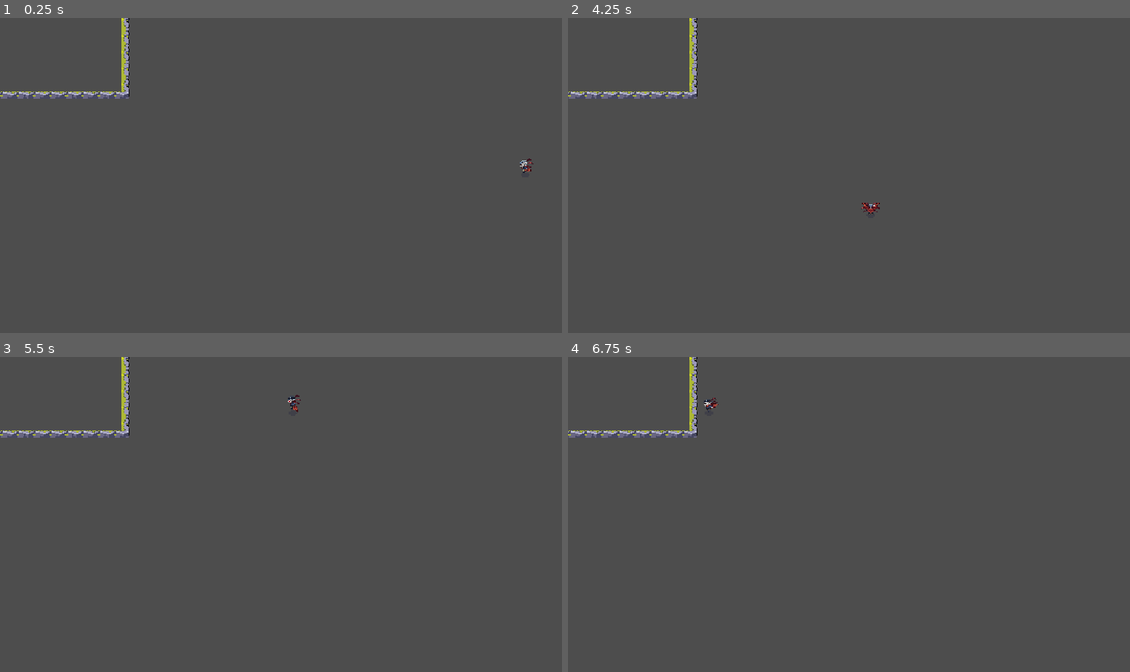
Above: before the commit, frames 1-4 (two rows, left to right).
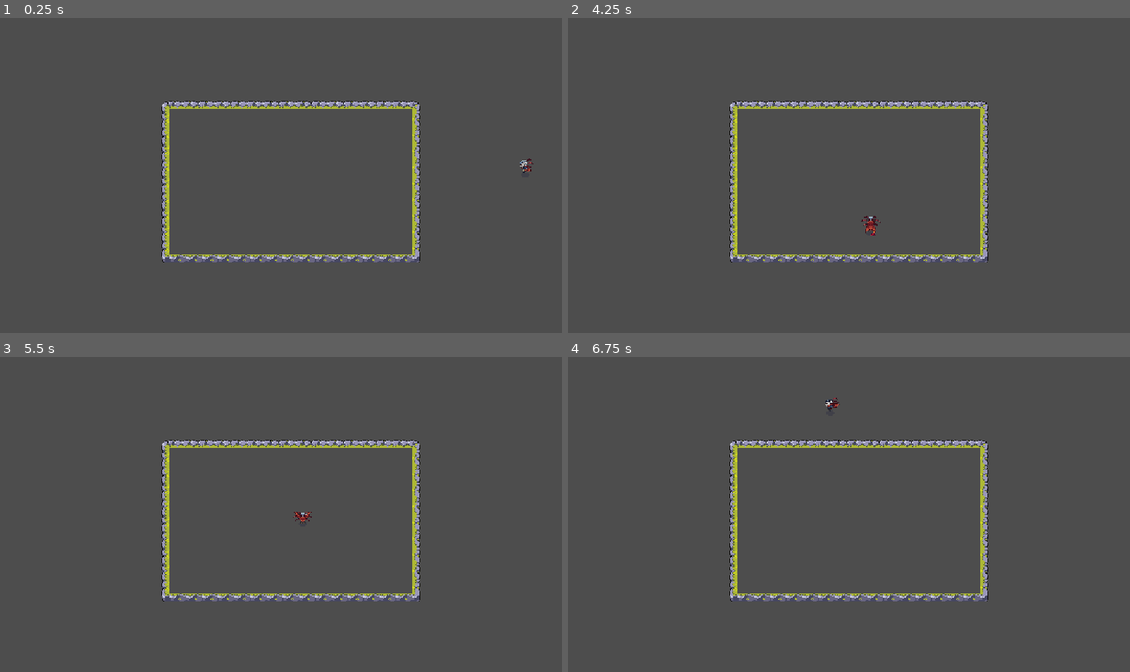
Above: after the commit, the same moments.

Repository: Macacofig/LastAlgorithm
Game: Godot game, scene res://scenes/Nivel1/Nivel1.tscn
The game is run twice, just before and just after one commit, with the same random seed, the same clock (stepped at 60 frames per second) and the same inputs.
Inputs:
- Up to frame 1 (0.25 s): no input
- Up to frame 2 (4.25 s): tap Enter at 0.5 s
- Up to frame 3 (5.5 s): no input
- Up to frame 4 (6.75 s): no input

The runs differ from the first frame. In frame 1, 3.3% of the frame differs, in the area x 0-75%, y 0-78%; in frame 2, 3.4%; in frame 3, 3.4%; in frame 4, 3.4%.

Commit message:
feat(character): atacar a objetivos validos

Diff:
--- a/scenes/Nivel1/Nivel1.tscn
+++ b/scenes/Nivel1/Nivel1.tscn
@@ -4,11 +4,28 @@
 [ext_resource type="PackedScene" uid="uid://bpkio7d48bnvg" path="res://scenes/Bordes/bordes.tscn" id="1_rqk8m"]
 [ext_resource type="PackedScene" uid="uid://c4a5r68pglio0" path="res://scenes/personajes/enemigos/vampiro/vampiro.tscn" id="2_1488l"]
 [ext_resource type="TileSet" uid="uid://dkykml4ixrfa6" path="res://assetsWorks/Tails/Tails1.tres" id="2_elyks"]
+[ext_resource type="Script" uid="uid://vfnam4ttfg35" path="res://scenes/Nivel1/dummy_torret_wall.gd" id="5_1488l"]
+
+[sub_resource type="RectangleShape2D" id="RectangleShape2D_7jtki"]
+size = Vector2(48, 288)
 
 [node name="Node2D" type="Node2D" unique_id=1923624951]
 script = ExtResource("1_ocf45")
 vampiro_escena = ExtResource("2_1488l")
 
-[node name="Bordes" parent="." unique_id=1485388007 instance=ExtResource("1_rqk8m")]
+[node name="Marker2D" type="Marker2D" parent="." unique_id=1285924988]
+position = Vector2(576, 324)
+
+[node name="Camera2D" type="Camera2D" parent="Marker2D" unique_id=559243726]
+
+[node name="Bordes" parent="Marker2D" unique_id=1485388007 instance=ExtResource("1_rqk8m")]
 tile_map_data = PackedByteArray("AADw/wAAAAABABcAAAAPAAAAAAAEABcAAAD//wkAAAACABgAAAD///b/AAACABUAAADw//b/AAABABUAAAAPAP …(1520 unchanged characters)…
 tile_set = ExtResource("2_elyks")
+
+[node name="DummyTorretWall" type="CharacterBody2D" parent="Marker2D" unique_id=92795962]
+collision_layer = 16
+collision_mask = 0
+script = ExtResource("5_1488l")
+
+[node name="CollisionShape2D" type="CollisionShape2D" parent="Marker2D/DummyTorretWall" unique_id=370257761]
+shape = SubResource("RectangleShape2D_7jtki")
--- /dev/null
+++ b/scenes/Nivel1/dummy_torret_wall.gd
@@ -0,0 +1,7 @@
+extends CharacterBody2D
+
+func _ready() -> void:
+	add_to_group("torretas")
+
+func recibir_dano(cantidad: float) -> void:
+	print("Dummy recibió ", cantidad, " de daño")
--- a/scenes/personajes/enemigos/enemigo.gd
+++ b/scenes/personajes/enemigos/enemigo.gd
@@ -5,37 +5,74 @@
 signal muerto
 signal jugador_alcanzado(jugador: Node2D)
 
+const DISTANCIA_LLEGADA: float = 4.0
+const SUFIJOS: Dictionary = {
+	Orientacion.NORTE: "N",
+	Orientacion.SUR: "S",
+	Orientacion.ESTE: "E",
+	Orientacion.OESTE: "O",
+}
+
 enum EstadoEnemigo {
 	MOVIENDOSE,
+	ATACANDO,
 	MUERTO,
 }
 
-const DISTANCIA_LLEGADA: float = 4.0
+enum Orientacion {
+	NORTE,
+	SUR,
+	ESTE,
+	OESTE,
+}
 
 @export_group("Atributos")
 @export var velocidad_base: float = 120.0
 @export var vida_base: float = 100.0
 @export_group("Animaciones")
 @export var animaciones: SpriteFrames
-@export var prefijo_animacion_movimiento: String
-@export var animacion_muerte: StringName = &"muer"
-
+@export var prefijo_movimiento: String
+@export var prefijo_muerte: String
+@export var prefijo_ataque: String
+@export_group("Combate")
+@export var dano: float = 10.0
+@export var alcance_ataque: float = 32.0
+@export var intervalo_ataque: float = 1.0
+
+var objetivo: Node2D = null
 var estado_actual: EstadoEnemigo = EstadoEnemigo.MOVIENDOSE
+var vida_actual: float
 var velocidad_actual: float
-var vida_actual: float
+var orientacion_actual: Orientacion = Orientacion.SUR
+var reproduciendo_ataque: bool = false
+var tiempo_ataque_restante: float = 0.0
+var animaciones_movimiento: Dictionary = {}
+var animaciones_ataque: Dictionary = {}
+var animaciones_muerte: Dictionary = {}
+
 var _camino: Array[Vector2] = []
 var _punto_actual: int = 0
 
 @onready var sprite: AnimatedSprite2D = $AnimatedSprite2D
 @onready var barra_vida: ProgressBar = $BarraVida
 @onready var area_dano: Area2D = $AreaDano
+@onready var area_deteccion: Area2D = $AreaDeteccion
+
 
 func _ready() -> void:
+	if animaciones != null:
+		sprite.sprite_frames = animaciones
+
+	var forma := CircleShape2D.new()
+	forma.radius = alcance_ataque
+	$AreaDeteccion/CollisionShape2D.shape = forma
+
+	animaciones_movimiento = _construir_animaciones(prefijo_movimiento)
+	animaciones_ataque = _construir_animaciones(prefijo_ataque)
+	animaciones_muerte = _construir_animaciones(prefijo_muerte)
+
 	vida_actual = vida_base
 	velocidad_actual = velocidad_base
-
-	if animaciones != null:
-		sprite.sprite_frames = animaciones
 
 	barra_vida.max_value = vida_base
 	barra_vida.value = vida_actual
@@ -46,11 +83,90 @@
 	sprite.animation_finished.connect(_al_animacion_finalizada)
 
 
+func _construir_animaciones(prefijo: String) -> Dictionary:
+	var resultado: Dictionary = {}
+
+	for orientacion in SUFIJOS:
+		var nombre := StringName("%s_%s" % [prefijo, SUFIJOS[orientacion]])
+
+		if sprite.sprite_frames != null and sprite.sprite_frames.has_animation(nombre):
+			resultado[orientacion] = nombre
+
+	return resultado
+
+
 func _physics_process(delta: float) -> void:
-	if estado_actual != EstadoEnemigo.MOVIENDOSE:
-		return
-
-	_mover_por_camino(delta)
+	if estado_actual == EstadoEnemigo.MUERTO:
+		return
+
+	if reproduciendo_ataque:
+		velocity = Vector2.ZERO
+		return
+
+	if tiempo_ataque_restante > 0.0:
+		tiempo_ataque_restante = maxf(tiempo_ataque_restante - delta, 0.0)
+
+	if tiempo_ataque_restante <= 0.0:
+		objetivo = _obtener_objetivo_cercano()
+
+		if is_instance_valid(objetivo):
+			_atacar_objetivo()
+			return
+
+	_mover_por_camino()
+
+
+func actualizar_orientacion(direccion: Vector2) -> void:
+	if absf(direccion.x) > absf(direccion.y):
+		orientacion_actual = Orientacion.ESTE if direccion.x > 0.0 else Orientacion.OESTE
+	else:
+		orientacion_actual = Orientacion.SUR if direccion.y > 0.0 else Orientacion.NORTE
+
+
+## Reproduce la animación de la orientación actual del diccionario dado.
+## Con reiniciar = false no reinicia la animación si ya se está reproduciendo
+## (útil para movimiento, que se llama en cada frame de física).
+func _reproducir(nombres: Dictionary, reiniciar: bool = false) -> void:
+	if not nombres.has(orientacion_actual):
+		return
+
+	var nombre: StringName = nombres[orientacion_actual]
+
+	if reiniciar or sprite.animation != nombre or not sprite.is_playing():
+		sprite.play(nombre)
+
+
+func _obtener_objetivo_cercano() -> Node2D:
+	var objetivo_cercano: Node2D = null
+	var distancia_minima := INF
+
+	for body in area_deteccion.get_overlapping_bodies():
+		if not body.is_in_group("jugador") and not body.is_in_group("torretas"):
+			continue
+
+		var distancia := global_position.distance_to(body.global_position)
+
+		if distancia <= alcance_ataque and distancia < distancia_minima:
+			objetivo_cercano = body
+			distancia_minima = distancia
+
+	return objetivo_cercano
+
+
+func _atacar_objetivo() -> void:
+	if not is_instance_valid(objetivo) or not objetivo.has_method("recibir_dano"):
+		return
+
+	velocity = Vector2.ZERO
+
+	actualizar_orientacion(global_position.direction_to(objetivo.global_position))
+
+	reproduciendo_ataque = true
+	tiempo_ataque_restante = intervalo_ataque
+
+	_reproducir(animaciones_ataque, true)
+
+	objetivo.recibir_dano(dano)
 
 
 func establecer_camino(nuevo_camino: Array[Vector2]) -> void:
@@ -58,7 +174,7 @@
 	_punto_actual = 0
 
 
-func _mover_por_camino(delta: float) -> void:
+func _mover_por_camino() -> void:
 	if _camino.is_empty():
 		velocity = Vector2.ZERO
 		return
@@ -68,7 +184,6 @@
 		return
 
 	var destino: Vector2 = _camino[_punto_actual]
-	var direccion: Vector2 = global_position.direction_to(destino)
 
 	if global_position.distance_to(destino) <= DISTANCIA_LLEGADA:
 		global_position = destino
@@ -79,27 +194,15 @@
 
 		return
 
+	var direccion: Vector2 = global_position.direction_to(destino)
 	velocity = direccion * velocidad_actual
 
-	actualizar_animacion(direccion)
+	actualizar_orientacion(direccion)
+
+	if not reproduciendo_ataque:
+		_reproducir(animaciones_movimiento)
+
 	move_and_slide()
-
-
-func actualizar_animacion(direccion: Vector2) -> void:
-	var orientacion: String
-
-	if absf(direccion.x) > absf(direccion.y):
-		orientacion = "E" if direccion.x > 0 else "O"
-	else:
-		orientacion = "S" if direccion.y > 0 else "N"
-
-	var nombre_animacion: StringName = StringName(
-		prefijo_animacion_movimiento + "_" + orientacion
-	)
-
-	if sprite.sprite_frames.has_animation(nombre_animacion):
-		if sprite.animation != nombre_animacion:
-			sprite.play(nombre_animacion)
 
 
 func recibir_dano(cantidad: float) -> void:
@@ -128,11 +231,15 @@
 
 	$CollisionShape2D.set_deferred("disabled", true)
 	area_dano.set_deferred("monitoring", false)
+	area_deteccion.set_deferred("monitoring", false)
 
 	muerto.emit()
 
-	if sprite.sprite_frames.has_animation(animacion_muerte):
-		sprite.play(animacion_muerte)
+	if is_instance_valid(objetivo):
+		actualizar_orientacion(global_position.direction_to(objetivo.global_position))
+
+	if animaciones_muerte.has(orientacion_actual):
+		_reproducir(animaciones_muerte, true)
 	else:
 		queue_free()
 
@@ -143,7 +250,7 @@
 	set_physics_process(false)
 	area_dano.set_deferred("monitoring", false)
 
-	jugador_alcanzado.emit()
+	jugador_alcanzado.emit(objetivo)
 
 	queue_free()
 
@@ -152,9 +259,8 @@
 	if estado_actual == EstadoEnemigo.MUERTO:
 		return
 
-	if area.is_in_group("proyectiles"):
-		if area.has_method("obtener_dano"):
-			recibir_dano(area.obtener_dano())
+	if area.is_in_group("proyectiles") and area.has_method("obtener_dano"):
+		recibir_dano(area.obtener_dano())
 
 
 func _al_area_dano_body_entered(body: Node2D) -> void:
@@ -168,3 +274,8 @@
 func _al_animacion_finalizada() -> void:
 	if estado_actual == EstadoEnemigo.MUERTO:
 		queue_free()
+		return
+
+	if reproduciendo_ataque:
+		reproduciendo_ataque = false
+		_reproducir(animaciones_movimiento, true)
--- a/scenes/personajes/enemigos/enemigo.tscn
+++ b/scenes/personajes/enemigos/enemigo.tscn
@@ -17,7 +17,17 @@
 corner_radius_bottom_left = 4
 
 [node name="enemigo" type="CharacterBody2D" unique_id=201571986]
+collision_layer = 8
+collision_mask = 0
 script = ExtResource("1_duewo")
+velocidad_base = null
+vida_base = null
+prefijo_movimiento = null
+prefijo_muerte = null
+prefijo_ataque = null
+dano = null
+alcance_ataque = null
+intervalo_ataque = null
 
 [node name="AnimatedSprite2D" type="AnimatedSprite2D" parent="." unique_id=1882333181]
 
@@ -42,6 +52,15 @@
 show_percentage = false
 
 [node name="AreaDano" type="Area2D" parent="." unique_id=718930377]
+collision_layer = 128
+collision_mask = 66
 
 [node name="CollisionShape2D" type="CollisionShape2D" parent="AreaDano" unique_id=374997666]
 debug_color = Color(1, 0.13725491, 0.13725491, 0.41960785)
+
+[node name="AreaDeteccion" type="Area2D" parent="." unique_id=1828819239]
+collision_layer = 0
+collision_mask = 18
+
+[node name="CollisionShape2D" type="CollisionShape2D" parent="AreaDeteccion" unique_id=335266106]
+debug_color = Color(0.71281946, 0.2607086, 1, 0.41960785)
--- a/scenes/personajes/enemigos/vampiro/sprite_frames_vampiro.tres
+++ b/scenes/personajes/enemigos/vampiro/sprite_frames_vampiro.tres
@@ -1,8 +1,201 @@
 [gd_resource type="SpriteFrames" format=3 uid="uid://cf0rh607a74xr"]
 
+[ext_resource type="Texture2D" uid="uid://bf7hklsnyejy4" path="res://assets/personajes/enemigos/vampiro/spritesheet_ataca.png" id="1_ks5s6"]
 [ext_resource type="Texture2D" uid="uid://yxf16iabbqbq" path="res://assets/personajes/enemigos/vampiro/spritesheet_muerte.png" id="1_ok8qm"]
 [ext_resource type="Texture2D" uid="uid://dsn14i8je38o2" path="res://assets/personajes/enemigos/vampiro/spritesheet_movimient.png" id="2_ks5s6"]
 
+[sub_resource type="AtlasTexture" id="AtlasTexture_m2g25"]
+atlas = ExtResource("1_ks5s6")
+region = Rect2(0, 192, 64, 64)
+
+[sub_resource type="AtlasTexture" id="AtlasTexture_hhcg1"]
+atlas = ExtResource("1_ks5s6")
+region = Rect2(64, 192, 64, 64)
+
+[sub_resource type="AtlasTexture" id="AtlasTexture_5tr0p"]
+atlas = ExtResource("1_ks5s6")
+region = Rect2(128, 192, 64, 64)
+
+[sub_resource type="AtlasTexture" id="AtlasTexture_infm5"]
+atlas = ExtResource("1_ks5s6")
+region = Rect2(192, 192, 64, 64)
+
+[sub_resource type="AtlasTexture" id="AtlasTexture_huadd"]
+atlas = ExtResource("1_ks5s6")
+region = Rect2(256, 192, 64, 64)
+
+[sub_resource type="AtlasTexture" id="AtlasTexture_3rrvh"]
+atlas = ExtResource("1_ks5s6")
+region = Rect2(320, 192, 64, 64)
+
+[sub_resource type="AtlasTexture" id="AtlasTexture_w56vd"]
+atlas = ExtResource("1_ks5s6")
+region = Rect2(384, 192, 64, 64)
+
+[sub_resource type="AtlasTexture" id="AtlasTexture_ry2pd"]
+atlas = ExtResource("1_ks5s6")
+region = Rect2(448, 192, 64, 64)
+
+[sub_resource type="AtlasTexture" id="AtlasTexture_fp1u1"]
+atlas = ExtResource("1_ks5s6")
+region = Rect2(512, 192, 64, 64)
+
+[sub_resource type="AtlasTexture" id="AtlasTexture_p5q6s"]
+atlas = ExtResource("1_ks5s6")
+region = Rect2(576, 192, 64, 64)
+
+[sub_resource type="AtlasTexture" id="AtlasTexture_4ix75"]
+atlas = ExtResource("1_ks5s6")
+region = Rect2(640, 192, 64, 64)
+
+[sub_resource type="AtlasTexture" id="AtlasTexture_q4gye"]
+atlas = ExtResource("1_ks5s6")
+region = Rect2(704, 192, 64, 64)
+
+[sub_resource type="AtlasTexture" id="AtlasTexture_v31ql"]
+atlas = ExtResource("1_ks5s6")
+region = Rect2(0, 64, 64, 64)
+
+[sub_resource type="AtlasTexture" id="AtlasTexture_5vv10"]
+atlas = ExtResource("1_ks5s6")
+region = Rect2(64, 64, 64, 64)
+
+[sub_resource type="AtlasTexture" id="AtlasTexture_cioug"]
+atlas = ExtResource("1_ks5s6")
+region = Rect2(128, 64, 64, 64)
+
+[sub_resource type="AtlasTexture" id="AtlasTexture_u3fom"]
+atlas = ExtResource("1_ks5s6")
+region = Rect2(192, 64, 64, 64)
+
+[sub_resource type="AtlasTexture" id="AtlasTexture_ioq05"]
+atlas = ExtResource("1_ks5s6")
+region = Rect2(256, 64, 64, 64)
+
+[sub_resource type="AtlasTexture" id="AtlasTexture_njbub"]
+atlas = ExtResource("1_ks5s6")
+region = Rect2(320, 64, 64, 64)
+
+[sub_resource type="AtlasTexture" id="AtlasTexture_x1cn8"]
+atlas = ExtResource("1_ks5s6")
+region = Rect2(384, 64, 64, 64)
+
+[sub_resource type="AtlasTexture" id="AtlasTexture_tkpnr"]
+atlas = ExtResource("1_ks5s6")
+region = Rect2(448, 64, 64, 64)
+
+[sub_resource type="AtlasTexture" id="AtlasTexture_h1q2p"]
+atlas = ExtResource("1_ks5s6")
+region = Rect2(512, 64, 64, 64)
+
+[sub_resource type="AtlasTexture" id="AtlasTexture_tx1gm"]
+atlas = ExtResource("1_ks5s6")
+region = Rect2(576, 64, 64, 64)
+
+[sub_resource type="AtlasTexture" id="AtlasTexture_p4p08"]
+atlas = ExtResource("1_ks5s6")
+region = Rect2(640, 64, 64, 64)
+
+[sub_resource type="AtlasTexture" id="AtlasTexture_vhdxe"]
+atlas = ExtResource("1_ks5s6")
+region = Rect2(704, 64, 64, 64)
+
+[sub_resource type="AtlasTexture" id="AtlasTexture_ru46c"]
+atlas = ExtResource("1_ks5s6")
+region = Rect2(0, 128, 64, 64)
+
+[sub_resource type="AtlasTexture" id="AtlasTexture_lbm47"]
+atlas = ExtResource("1_ks5s6")
+region = Rect2(64, 128, 64, 64)
+
+[sub_resource type="AtlasTexture" id="AtlasTexture_j6oe1"]
+atlas = ExtResource("1_ks5s6")
+region = Rect2(128, 128, 64, 64)
+
+[sub_resource type="AtlasTexture" id="AtlasTexture_nk4pb"]
+atlas = ExtResource("1_ks5s6")
+region = Rect2(192, 128, 64, 64)
+
+[sub_resource type="AtlasTexture" id="AtlasTexture_g7u0l"]
+atlas = ExtResource("1_ks5s6")
+region = Rect2(256, 128, 64, 64)
+
+[sub_resource type="AtlasTexture" id="AtlasTexture_ggv0e"]
+atlas = ExtResource("1_ks5s6")
+region = Rect2(320, 128, 64, 64)
+
+[sub_resource type="AtlasTexture" id="AtlasTexture_8km11"]
+atlas = ExtResource("1_ks5s6")
+region = Rect2(384, 128, 64, 64)
+
+[sub_resource type="AtlasTexture" id="AtlasTexture_m3q8c"]
+atlas = ExtResource("1_ks5s6")
+region = Rect2(448, 128, 64, 64)
+
+[sub_resource type="AtlasTexture" id="AtlasTexture_tnj71"]
+atlas = ExtResource("1_ks5s6")
+region = Rect2(512, 128, 64, 64)
+
+[sub_resource type="AtlasTexture" id="AtlasTexture_apo7d"]
+atlas = ExtResource("1_ks5s6")
+region = Rect2(576, 128, 64, 64)
+
+[sub_resource type="AtlasTexture" id="AtlasTexture_5k0s6"]
+atlas = ExtResource("1_ks5s6")
+region = Rect2(640, 128, 64, 64)
+
+[sub_resource type="AtlasTexture" id="AtlasTexture_b8t0c"]
+atlas = ExtResource("1_ks5s6")
+region = Rect2(704, 128, 64, 64)
+
+[sub_resource type="AtlasTexture" id="AtlasTexture_qoyjk"]
+atlas = ExtResource("1_ks5s6")
+region = Rect2(0, 0, 64, 64)
+
+[sub_resource type="AtlasTexture" id="AtlasTexture_106le"]
+atlas = ExtResource("1_ks5s6")
+region = Rect2(64, 0, 64, 64)
+
+[sub_resource type="AtlasTexture" id="AtlasTexture_ym5m6"]
+atlas = ExtResource("1_ks5s6")
+region = Rect2(128, 0, 64, 64)
+
+[sub_resource type="AtlasTexture" id="AtlasTexture_bkctf"]
+atlas = ExtResource("1_ks5s6")
+region = Rect2(192, 0, 64, 64)
+
+[sub_resource type="AtlasTexture" id="AtlasTexture_ttu5o"]
+atlas = ExtResource("1_ks5s6")
+region = Rect2(256, 0, 64, 64)
+
+[sub_resource type="AtlasTexture" id="AtlasTexture_7os5r"]
+atlas = ExtResource("1_ks5s6")
+region = Rect2(320, 0, 64, 64)
+
+[sub_resource type="AtlasTexture" id="AtlasTexture_lt7kq"]
+atlas = ExtResource("1_ks5s6")
+region = Rect2(384, 0, 64, 64)
+
+[sub_resource type="AtlasTexture" id="AtlasTexture_lndpo"]
+atlas = ExtResource("1_ks5s6")
+region = Rect2(448, 0, 64, 64)
+
+[sub_resource type="AtlasTexture" id="AtlasTexture_5swwf"]
+atlas = ExtResource("1_ks5s6")
+region = Rect2(512, 0, 64, 64)
+
+[sub_resource type="AtlasTexture" id="AtlasTexture_thstc"]
+atlas = ExtResource("1_ks5s6")
+region = Rect2(576, 0, 64, 64)
+
+[sub_resource type="AtlasTexture" id="AtlasTexture_j57i1"]
+atlas = ExtResource("1_ks5s6")
+region = Rect2(640, 0, 64, 64)
+
+[sub_resource type="AtlasTexture" id="AtlasTexture_gaqf7"]
+atlas = ExtResource("1_ks5s6")
+region = Rect2(704, 0, 64, 64)
+
 [sub_resource type="AtlasTexture" id="AtlasTexture_kktjc"]
 atlas = ExtResource("1_ok8qm")
 region = Rect2(0, 192, 64, 64)
@@ -311,6 +504,170 @@
 animations = [{
 "frames": [{
 "duration": 1.0,
+"texture": SubResource("AtlasTexture_m2g25")
+}, {
+"duration": 1.0,
+"texture": SubResource("AtlasTexture_hhcg1")
+}, {
+"duration": 1.0,
+"texture": SubResource("AtlasTexture_5tr0p")
+}, {
+"duration": 1.0,
+"texture": SubResource("AtlasTexture_infm5")
+}, {
+"duration": 1.0,
+"texture": SubResource("AtlasTexture_huadd")
+}, {
+"duration": 1.0,
+"texture": SubResource("AtlasTexture_3rrvh")
+}, {
+"duration": 1.0,
+"texture": SubResource("AtlasTexture_w56vd")
+}, {
+"duration": 1.0,
+"texture": SubResource("AtlasTexture_ry2pd")
+}, {
+"duration": 1.0,
+"texture": SubResource("AtlasTexture_fp1u1")
+}, {
+"duration": 1.0,
+"texture": SubResource("AtlasTexture_p5q6s")
+}, {
+"duration": 1.0,
+"texture": SubResource("AtlasTexture_4ix75")
+}, {
+"duration": 1.0,
+"texture": SubResource("AtlasTexture_q4gye")
+}],
+"loop": 0,
+"name": &"atac_E",
+"speed": 12.0
+}, {
+"frames": [{
+"duration": 1.0,
+"texture": SubResource("AtlasTexture_v31ql")
+}, {
+"duration": 1.0,
+"texture": SubResource("AtlasTexture_5vv10")
+}, {
+"duration": 1.0,
+"texture": SubResource("AtlasTexture_cioug")
+}, {
+"duration": 1.0,
+"texture": SubResource("AtlasTexture_u3fom")
+}, {
+"duration": 1.0,
+"texture": SubResource("AtlasTexture_ioq05")
+}, {
+"duration": 1.0,
+"texture": SubResource("AtlasTexture_njbub")
+}, {
+"duration": 1.0,
+"texture": SubResource("AtlasTexture_x1cn8")
+}, {
+"duration": 1.0,
+"texture": SubResource("AtlasTexture_tkpnr")
+}, {
+"duration": 1.0,
+"texture": SubResource("AtlasTexture_h1q2p")
+}, {
+"duration": 1.0,
+"texture": SubResource("AtlasTexture_tx1gm")
+}, {
+"duration": 1.0,
+"texture": SubResource("AtlasTexture_p4p08")
+}, {
+"duration": 1.0,
+"texture": SubResource("AtlasTexture_vhdxe")
+}],
+"loop": 0,
+"name": &"atac_N",
+"speed": 12.0
+}, {
+"frames": [{
+"duration": 1.0,
+"texture": SubResource("AtlasTexture_ru46c")
+}, {
+"duration": 1.0,
+"texture": SubResource("AtlasTexture_lbm47")
+}, {
+"duration": 1.0,
+"texture": SubResource("AtlasTexture_j6oe1")
+}, {
+"duration": 1.0,
+"texture": SubResource("AtlasTexture_nk4pb")
+}, {
+"duration": 1.0,
+"texture": SubResource("AtlasTexture_g7u0l")
+}, {
+"duration": 1.0,
+"texture": SubResource("AtlasTexture_ggv0e")
+}, {
+"duration": 1.0,
+"texture": SubResource("AtlasTexture_8km11")
+}, {
+"duration": 1.0,
+"texture": SubResource("AtlasTexture_m3q8c")
+}, {
+"duration": 1.0,
+"texture": SubResource("AtlasTexture_tnj71")
+}, {
+"duration": 1.0,
+"texture": SubResource("AtlasTexture_apo7d")
+}, {
+"duration": 1.0,
+"texture": SubResource("AtlasTexture_5k0s6")
+}, {
+"duration": 1.0,
+"texture": SubResource("AtlasTexture_b8t0c")
+}],
+"loop": 0,
+"name": &"atac_O",
+"speed": 12.0
+}, {
+"frames": [{
+"duration": 1.0,
+"texture": SubResource("AtlasTexture_qoyjk")
+}, {
+"duration": 1.0,
+"texture": SubResource("AtlasTexture_106le")
+}, {
+"duration": 1.0,
+"texture": SubResource("AtlasTexture_ym5m6")
+}, {
+"duration": 1.0,
+"texture": SubResource("AtlasTexture_bkctf")
+}, {
+"duration": 1.0,
+"texture": SubResource("AtlasTexture_ttu5o")
+}, {
+"duration": 1.0,
+"texture": SubResource("AtlasTexture_7os5r")
+}, {
+"duration": 1.0,
+"texture": SubResource("AtlasTexture_lt7kq")
+}, {
+"duration": 1.0,
+"texture": SubResource("AtlasTexture_lndpo")
+}, {
+"duration": 1.0,
+"texture": SubResource("AtlasTexture_5swwf")
+}, {
+"duration": 1.0,
+"texture": SubResource("AtlasTexture_thstc")
+}, {
+"duration": 1.0,
+"texture": SubResource("AtlasTexture_j57i1")
+}, {
+"duration": 1.0,
+"texture": SubResource("AtlasTexture_gaqf7")
+}],
+"loop": 0,
+"name": &"atac_S",
+"speed": 12.0
+}, {
+"frames": [{
+"duration": 1.0,
 "texture": SubResource("AtlasTexture_kktjc")
 }, {
 "duration": 1.0,
@@ -343,7 +700,7 @@
 "duration": 1.0,
 "texture": SubResource("AtlasTexture_5stqq")
 }],
-"loop": 1,
+"loop": 0,
 "name": &"muer_E",
 "speed": 12.0
 }, {
@@ -381,7 +738,7 @@
 "duration": 1.0,
 "texture": SubResource("AtlasTexture_v83jj")
 }],
-"loop": 1,
+"loop": 0,
 "name": &"muer_N",
 "speed": 12.0
 }, {
@@ -419,7 +776,7 @@
 "duration": 1.0,
 "texture": SubResource("AtlasTexture_ekrjg")
 }],
-"loop": 1,
+"loop": 0,
 "name": &"muer_O",
 "speed": 12.0
 }, {
@@ -457,7 +814,7 @@
 "duration": 1.0,
 "texture": SubResource("AtlasTexture_13es0")
 }],
-"loop": 1,
+"loop": 0,
 "name": &"muer_S",
 "speed": 12.0
 }, {
--- a/scenes/personajes/enemigos/vampiro/vampiro.tscn
+++ b/scenes/personajes/enemigos/vampiro/vampiro.tscn
@@ -13,7 +13,15 @@
 velocidad_base = 240.0
 vida_base = 50.0
 animaciones = ExtResource("2_0kllh")
-prefijo_animacion_movimiento = "vuel"
+prefijo_movimiento = "vuel"
+prefijo_muerte = "muer"
+prefijo_ataque = "atac"
+alcance_ataque = 96.0
+intervalo_ataque = 3.0
+
+[node name="AnimatedSprite2D" parent="." index="0" unique_id=1882333181]
+sprite_frames = ExtResource("2_0kllh")
+animation = &"muer_S"
 
 [node name="CollisionShape2D" parent="." index="1" unique_id=867448430]
 position = Vector2(0, -7)
Binary file added: assets/personajes/enemigos/vampiro/spritesheet_ataca.png
Not shown, added: assets/personajes/enemigos/vampiro/spritesheet_ataca.png.import
Not shown, added: scenes/Nivel1/dummy_torret_wall.gd.uid
